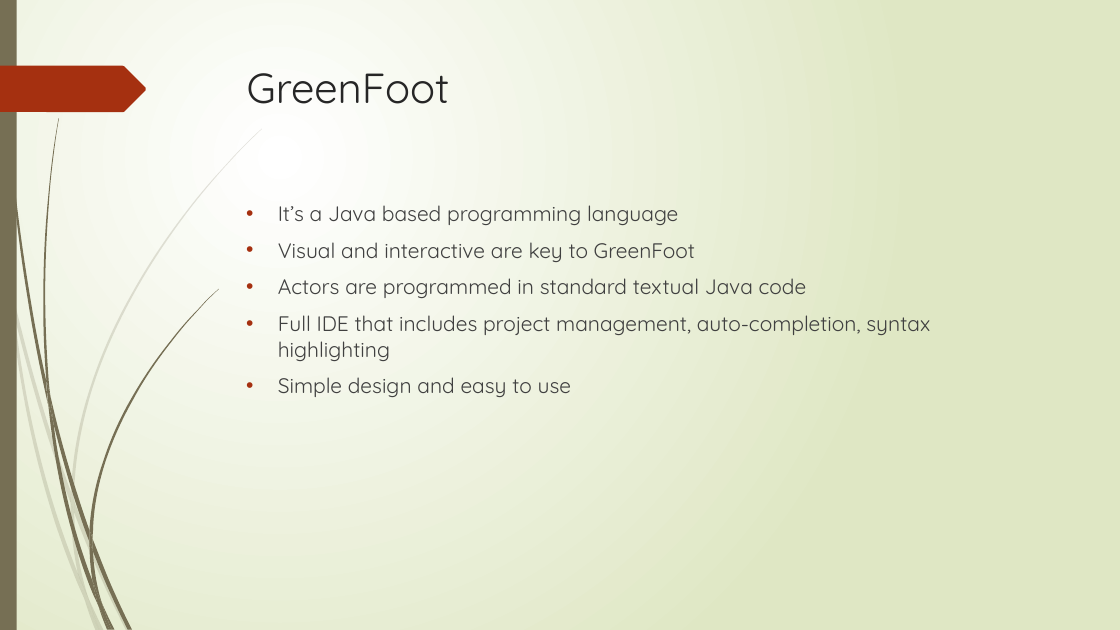
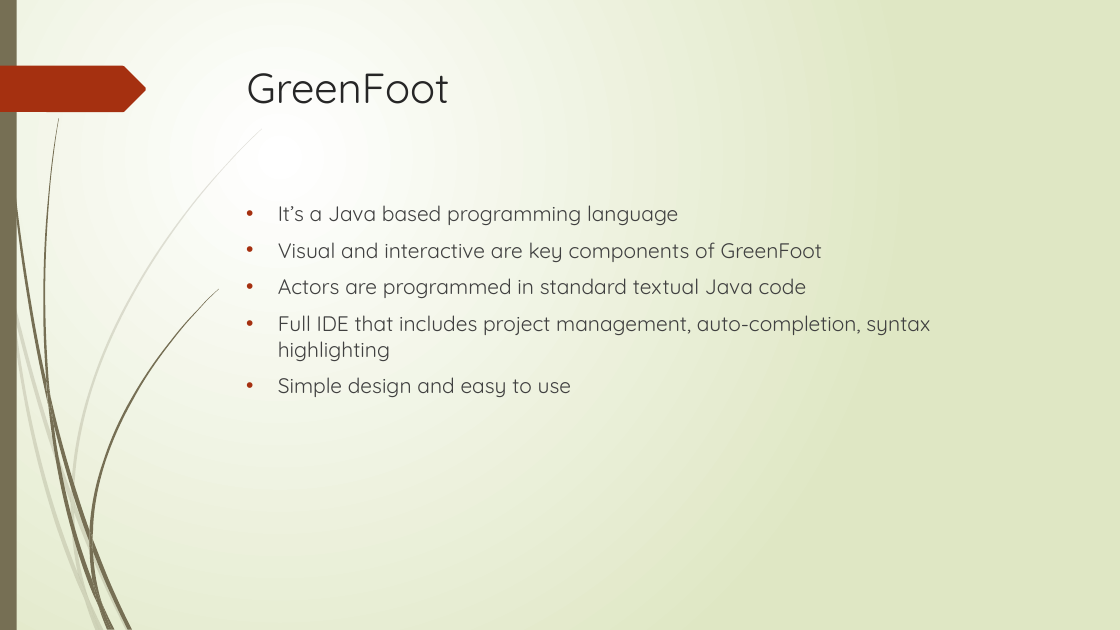
Before and after one commit to vas10/CS18010-Greeps, a slide deck: slide 3 of Greeps.return.pptx. Drawn at 1120x630 pixels with LibreOffice and Linux fonts; fonts in the diff are those of the drawing. Boxes give left, top, right and bottom in pixels: in the first picture for what was removed or moved away, otherwise in the second. Text is boxed around its words. In the diff, an @@ line names an element or a change of style, - is before the commit and + after.

```diff
--- a/Greeps.return.pptx
+++ b/Greeps.return.pptx
@@ text at bbox=[278, 242, 822, 262]: text changed @@
-• Visual and interactive are key to GreenFoot
+• Visual and interactive are key components of GreenFoot
```
